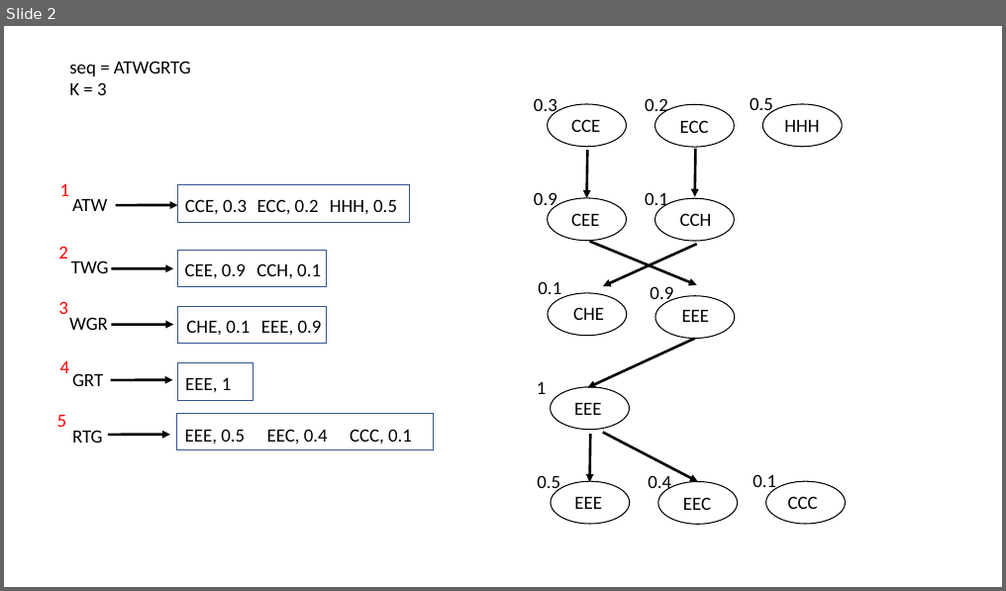
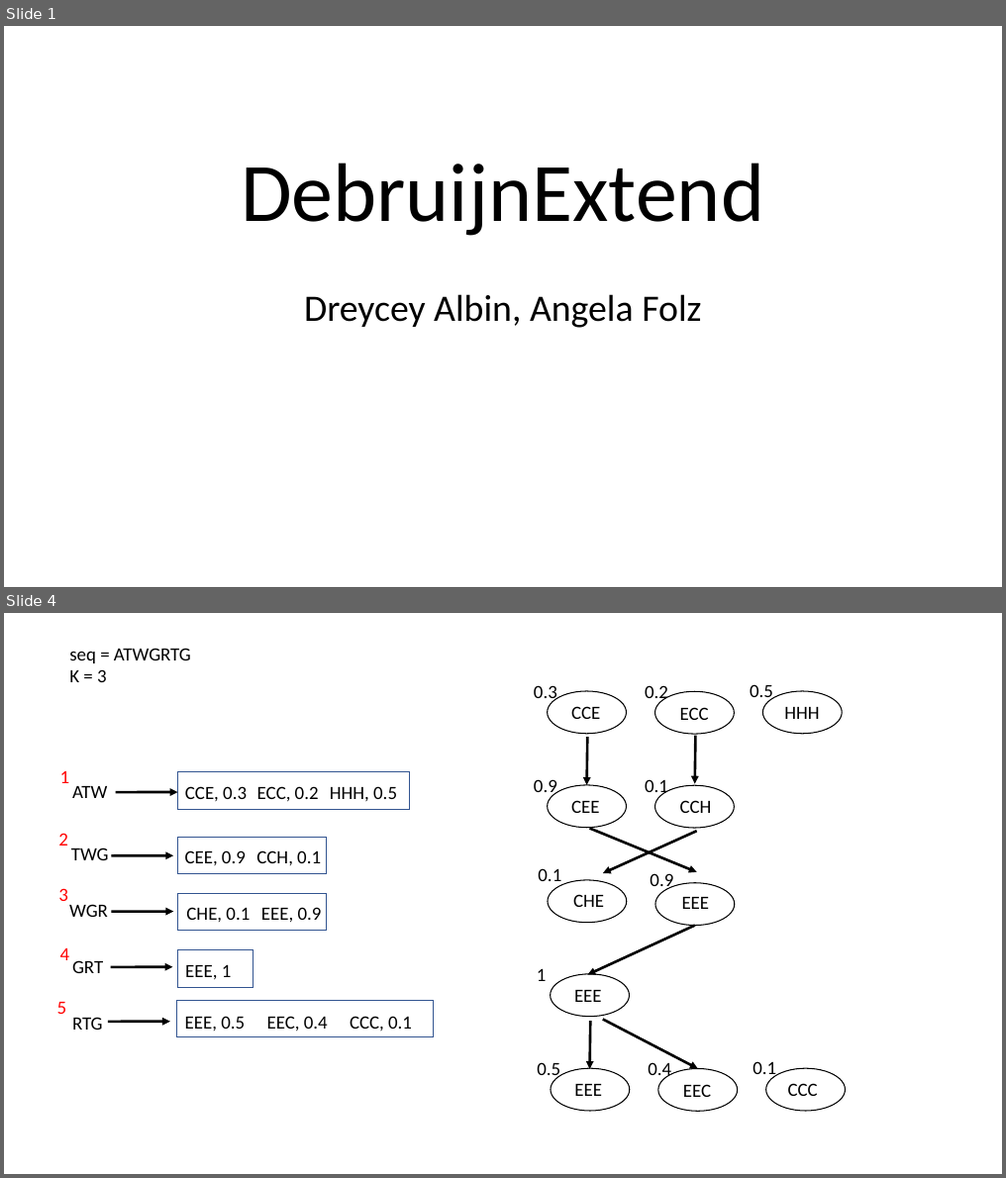
Before and after one commit to Dreycey/DebruijnExtend, a slide deck: figures/DebExtended.pptx. Shown one above the other, each under a label of ours: slide 2 before the commit, slides 1 and 4 after it; the slides between them are not shown. The pictures are 1006x591 and 1006x1178 pixels, drawn with LibreOffice and Linux fonts; fonts in the diff are those of the drawing. Boxes give left, top, right and bottom in pixels: in the first picture for what was removed or moved away, otherwise in the second. Text is boxed around its words. In the diff, an @@ line names an element or a change of style, - is before the commit and + after.

```diff
--- a/figures/DebExtended.pptx
+++ b/figures/DebExtended.pptx
@@ slide 1 added at [4,26,1002,587], background #FFFFFF @@
@@ text added at [241,163,764,236], 80 pt, text #000000 @@
+DebruijnExtend
@@ text added at [304,294,701,328], 36 pt, text #000000 @@
+Dreycey Albin, Angela Folz
@@ what was slide 2 is now slide 4 @@
```
Also in this commit, not shown: 11 slides changed, 10 other slides added, 1 slide removed.
